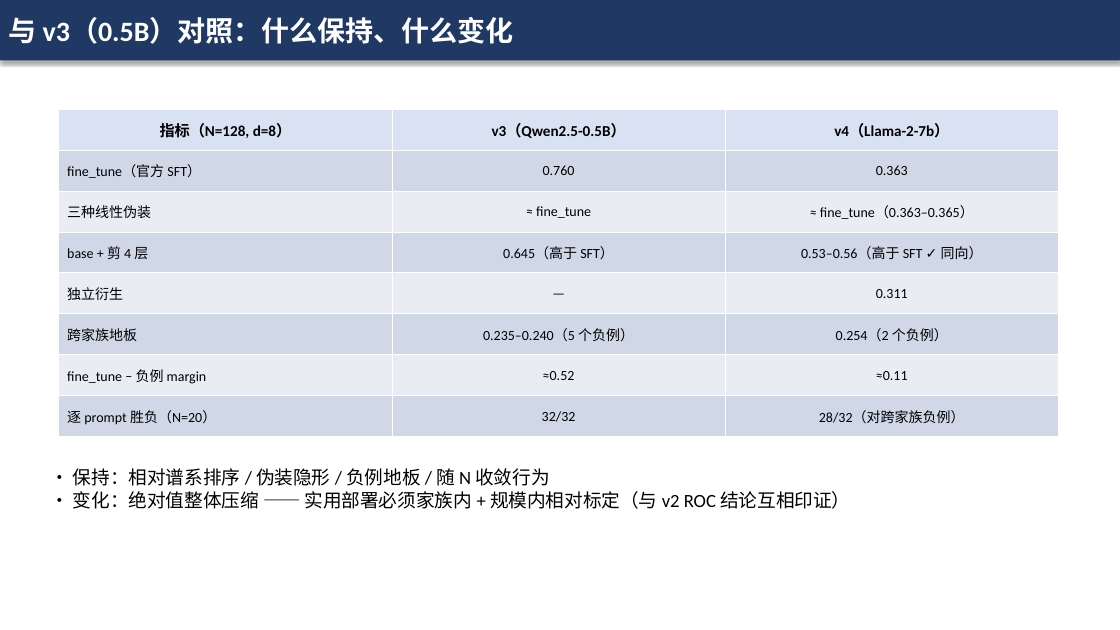
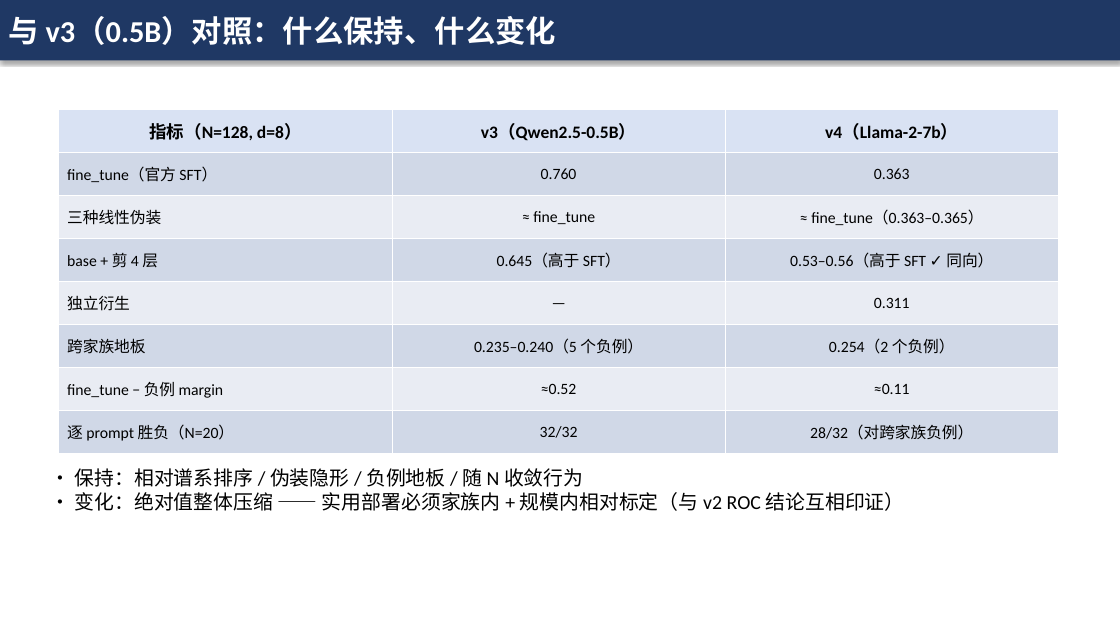
Before and after one commit to kyrie114/DiffIP, a slide deck: slide 8 of llm_migration_v4/汇报_v4_7B规模验证.pptx. Drawn at 1120x630 pixels with LibreOffice and Linux fonts; fonts in the diff are those of the drawing. Boxes give left, top, right and bottom in pixels: in the first picture for what was removed or moved away, otherwise in the second. Text is boxed around its words. In the diff, an @@ line names an element or a change of style, - is before the commit and + after.

Commit message:
v4: 汇报 PPT 重制三张方法/原理图为论文级（matplotlib 300dpi）
- figures.py：图1 方法全流程（配对扰动采样→特征提取→ALS 评分三面板）；图2 ALS 对齐原理（同源/异源特征云散点+高斯椭圆+实测 d̄ 标注）；图3 两线谱系面板（主线谱系树+蒸馏线双臂，全直线布局）
- gen_ppt.py：三页改图片页；全片字号调大（标题 26、正文 19、表格 13.5-14）
- 修复 mathtext \leq/\mathrm{argmin}、\b 转义、图3 连线穿插与文字裁切

```diff
--- a/llm_migration_v4/汇报_v4_7B规模验证.pptx
+++ b/llm_migration_v4/汇报_v4_7B规模验证.pptx
@@ rectangle "与 v3（0.5B）对照：什么保持、什么变化" at [0, 0, 1120, 60]: size 24 to 26 pt @@
@@ table at [59, 109, 1060, 454] @@
@@ size 13 to 15 pt in "指标（N=128, d=8）", "v3（Qwen2.5-0.5B）", "v4（Llama-2-7b）" @@
@@ size 12 to 13.5 pt in "fine_tune（官方 SFT）", "0.760", "0.363", "三种线性伪装" and 17 more places @@
@@ text "• 保持：相对谱系排序 / 伪装隐形 / ..." at [75, 468, 905, 511]: size 16 to 17 pt @@
```
Also in this commit, not shown: 11 other slides changed, 5 other files.
